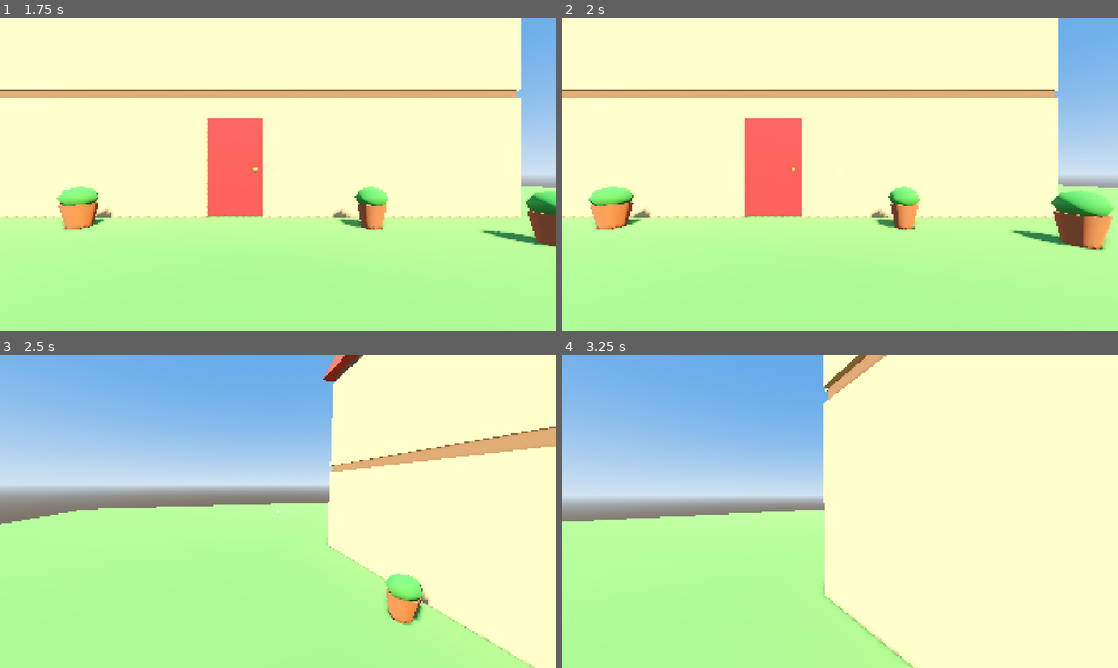
Above: before the commit, frames 1-4 (two rows, left to right).
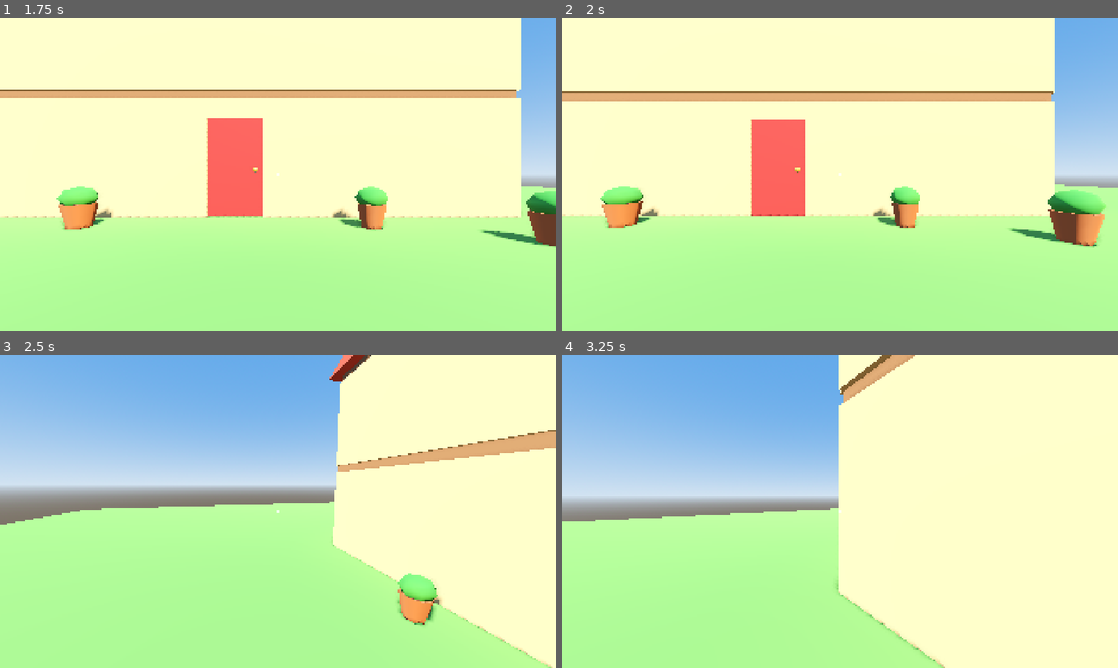
Above: after the commit, the same moments.

Repository: cristiangelini/BPD
Game: Godot game, scene res://scenes/ui/main_menu.tscn
The game is run twice, just before and just after one commit, with the same random seed, the same clock (stepped at 60 frames per second) and the same inputs.
Inputs (mouse positions are in pixels of both pictures, inside the frame that each line leads up to):
- Up to frame 1 (1.75 s): click "Play" at 0.5 s; tap Enter at 1.25 s; move the mouse to (400, 158) at 1.27 s; hold D (move_right) from 1.28 s (still down); hold Ctrl (crouch) from 1.28 s (still down); tap Space (jump) at 1.52 s; click (400, 158) at 1.55 s
- Up to frame 2 (2 s): keep holding D (move_right); keep holding Ctrl (crouch)
- Up to frame 3 (2.5 s): move the mouse to (250, 511) at 2.02 s; release D (move_right) at 2.03 s; release Ctrl (crouch) at 2.03 s; hold W (move_forward) from 2.03 s (still down); click (250, 511) at 2.1 s; tap Space (jump) at 2.27 s; tap Shift (run) at 2.3 s
- Up to frame 4 (3.25 s): keep holding W (move_forward); move the mouse to (851, 505) at 2.77 s; hold Shift (run) from 2.78 s (still down); tap E (use) at 3.05 s

Frame 1 is identical in both runs. In frame 2, 5.3% of the frame differs, in the area x 0-100%, y 0-75%; in frame 3, 3.2%; in frame 4, 4.2%.

Commit message:
Add the battering ram
Co-Authored-By: Claude Opus 5.5 (1M context) <noreply@anthropic.com>
Claude-Session: https://claude.ai/code/session_01UXwRy4nCUmp8Zcg5tBLZhH

Diff:
--- a/scenes/levels/grandpa_house.tscn
+++ b/scenes/levels/grandpa_house.tscn
@@ -1,8 +1,9 @@
-[gd_scene load_steps=7 format=3]
+[gd_scene load_steps=8 format=3]
 
 [ext_resource type="Script" path="res://scripts/levels/grandpa_house.gd" id="1"]
 [ext_resource type="PackedScene" path="res://scenes/player/cop.tscn" id="2"]
 [ext_resource type="PackedScene" path="res://scenes/props/front_door.tscn" id="3"]
+[ext_resource type="PackedScene" path="res://scenes/tools/ram_pickup.tscn" id="4"]
 
 [sub_resource type="ProceduralSkyMaterial" id="SkyMat"]
 sky_top_color = Color(0.32, 0.56, 0.9, 1)
@@ -49,3 +50,6 @@
 
 [node name="Cop" parent="." instance=ExtResource("2")]
 transform = Transform3D(1, 0, 0, 0, 1, 0, 0, 0, 1, 0, 0.1, 9)
+
+[node name="RamPickup" parent="." instance=ExtResource("4")]
+transform = Transform3D(0, 0, 1, 0, 1, 0, -1, 0, 0, 1.8, 0, 8.5)
--- /dev/null
+++ b/scenes/tools/battering_ram.tscn
@@ -0,0 +1,10 @@
+[gd_scene load_steps=3 format=3]
+
+[ext_resource type="Script" path="res://scripts/tools/battering_ram.gd" id="1"]
+[ext_resource type="PackedScene" path="res://scenes/tools/ram_model.tscn" id="2"]
+
+[node name="BatteringRam" type="Node3D"]
+transform = Transform3D(1, 0, 0, 0, 1, 0, 0, 0, 1, 0.35, -0.45, -0.7)
+script = ExtResource("1")
+
+[node name="Model" parent="." instance=ExtResource("2")]
--- /dev/null
+++ b/scenes/tools/ram_model.tscn
@@ -0,0 +1,37 @@
+[gd_scene load_steps=5 format=3]
+
+[sub_resource type="CylinderMesh" id="Body"]
+top_radius = 0.11
+bottom_radius = 0.11
+height = 0.9
+radial_segments = 8
+rings = 1
+
+[sub_resource type="StandardMaterial3D" id="Steel"]
+albedo_color = Color(0.25, 0.27, 0.32, 1)
+metallic = 0.5
+roughness = 0.5
+
+[sub_resource type="BoxMesh" id="Handle"]
+size = Vector3(0.05, 0.16, 0.05)
+
+[sub_resource type="StandardMaterial3D" id="Yellow"]
+albedo_color = Color(1, 0.78, 0.15, 1)
+roughness = 0.7
+
+[node name="RamModel" type="Node3D"]
+
+[node name="Body" type="MeshInstance3D" parent="."]
+transform = Transform3D(1, 0, 0, 0, 0, -1, 0, 1, 0, 0, 0, 0)
+mesh = SubResource("Body")
+surface_material_override/0 = SubResource("Steel")
+
+[node name="HandleFront" type="MeshInstance3D" parent="."]
+transform = Transform3D(1, 0, 0, 0, 1, 0, 0, 0, 1, 0, 0.17, -0.15)
+mesh = SubResource("Handle")
+surface_material_override/0 = SubResource("Yellow")
+
+[node name="HandleBack" type="MeshInstance3D" parent="."]
+transform = Transform3D(1, 0, 0, 0, 1, 0, 0, 0, 1, 0, 0.17, 0.2)
+mesh = SubResource("Handle")
+surface_material_override/0 = SubResource("Yellow")
--- /dev/null
+++ b/scenes/tools/ram_pickup.tscn
@@ -0,0 +1,17 @@
+[gd_scene load_steps=5 format=3]
+
+[ext_resource type="Script" path="res://scripts/tools/ram_pickup.gd" id="1"]
+[ext_resource type="PackedScene" path="res://scenes/tools/ram_model.tscn" id="2"]
+
+[sub_resource type="BoxShape3D" id="Shape"]
+size = Vector3(0.3, 0.3, 1.0)
+
+[node name="RamPickup" type="StaticBody3D"]
+script = ExtResource("1")
+
+[node name="Shape" type="CollisionShape3D" parent="."]
+transform = Transform3D(1, 0, 0, 0, 1, 0, 0, 0, 1, 0, 0.15, 0)
+shape = SubResource("Shape")
+
+[node name="Look" parent="." instance=ExtResource("2")]
+transform = Transform3D(1, 0, 0, 0, 1, 0, 0, 0, 1, 0, 0.12, 0)
--- a/scripts/player/cop.gd
+++ b/scripts/player/cop.gd
@@ -11,6 +11,7 @@
 	preload("res://assets/models/cop_0.glb"), preload("res://assets/models/cop_1.glb"),
 	preload("res://assets/models/cop_2.glb"), preload("res://assets/models/cop_3.glb"),
 ]
+const RAM_SCENE := preload("res://scenes/tools/battering_ram.tscn")
 
 @export var input_enabled := true
 
@@ -21,6 +22,9 @@
 var exhausted := false
 ## Found in one of the pots by the grandpa's front door.
 var has_key := false
+## The battering ram in hand, if this cop carries it. Hands are busy: no grabbing.
+var ram: BatteringRam
+var _stagger_left := 0.0
 
 @onready var _shape: CollisionShape3D = $Shape
 @onready var _head: Node3D = $Head
@@ -45,6 +49,21 @@
 	var query := PhysicsRayQueryParameters3D.create(eye.origin, eye.origin - eye.basis.z * reach)
 	query.exclude = [get_rid()]
 	return get_world_3d().direct_space_state.intersect_ray(query)
+
+
+func equip_ram() -> void:
+	ram = RAM_SCENE.instantiate()
+	ram.cop = self
+	camera.add_child(ram)
+
+
+## Loses balance for a while: can't move or charge the ram.
+func stagger(seconds: float) -> void:
+	_stagger_left = maxf(_stagger_left, seconds)
+
+
+func is_staggered() -> bool:
+	return _stagger_left > 0.0
 
 
 ## Shows a short line at the bottom of this cop's screen. `key` is a tr() key.
@@ -131,8 +150,9 @@
 	else:
 		stamina = minf(stamina + delta * GameScale.RUN_STAMINA / GameScale.STAMINA_RECOVERY, GameScale.RUN_STAMINA)
 
+	_stagger_left = maxf(_stagger_left - delta, 0.0)
 	var direction := (transform.basis * Vector3(wish.x, 0.0, wish.y)).normalized()
-	var speed := current_speed()
+	var speed := 0.0 if is_staggered() else current_speed()
 	velocity.x = direction.x * speed
 	velocity.z = direction.z * speed
 	if is_on_floor():
@@ -144,11 +164,12 @@
 
 
 func current_speed() -> float:
+	var factor := BatteringRam.SPEED_FACTOR if ram else 1.0
 	if is_crouching:
-		return GameScale.CROUCH_SPEED
+		return GameScale.CROUCH_SPEED * factor
 	if is_running:
-		return GameScale.RUN_SPEED
-	return GameScale.WALK_SPEED
+		return GameScale.RUN_SPEED * factor
+	return GameScale.WALK_SPEED * factor
 
 
 func _update_crouch(want_crouch: bool) -> void:
--- a/scripts/player/grabber.gd
+++ b/scripts/player/grabber.gd
@@ -40,6 +40,8 @@
 
 ## Grabs the object in front of the camera within reach. Returns true if it got one.
 func try_grab() -> bool:
+	if _cop.ram:
+		return false
 	var eye := _cop.camera.global_transform
 	var hit := _cop.aim_hit(GameScale.GRAB_REACH)
 	if hit.is_empty() or not hit.collider is Grabbable:
--- /dev/null
+++ b/scripts/tools/battering_ram.gd
@@ -0,0 +1,68 @@
+class_name BatteringRam
+extends Node3D
+
+## The battering ram in the cop's hands (docs/diseno/allanamiento.md, "Herramientas de la semana 1").
+## Hold left click to charge, let go to hit. A charged hit counts on the front door (3 break it);
+## hitting nothing makes the cop stagger for a second. While carried it slows the cop down.
+
+## Seconds to reach a full charge (proposal).
+const CHARGE_TIME := 0.8
+## Share of a full charge a hit needs to count on a door (proposal).
+const MIN_CHARGE := 0.5
+const REACH := 2.0
+const STAGGER_TIME := 1.0
+## Walking speed while carrying its 15 kg (proposal).
+const SPEED_FACTOR := 0.75
+## Impulse on a loose object at full charge, in N·s (proposal).
+const PUSH := 60.0
+
+const REST := Vector3(0.35, -0.45, -0.7)
+const PULLED := Vector3(0.35, -0.4, -0.4)
+const THRUST := Vector3(0.3, -0.35, -1.3)
+
+var charge := 0.0
+var is_charging := false
+
+## Set by the cop that carries it.
+var cop: Cop
+
+
+func _physics_process(delta: float) -> void:
+	if cop.input_enabled:
+		if Input.is_action_just_pressed("grab"):
+			start_charge()
+		elif Input.is_action_just_released("grab"):
+			swing()
+	if is_charging:
+		charge = minf(charge + delta / CHARGE_TIME, 1.0)
+		position = REST.lerp(PULLED, charge)
+
+
+func start_charge() -> void:
+	if cop.is_staggered():
+		return
+	is_charging = true
+	charge = 0.0
+
+
+## Hits what is in front of the camera with the current charge. Returns what it hit, or null.
+func swing() -> Object:
+	if not is_charging:
+		return null
+	is_charging = false
+	var power := charge
+	charge = 0.0
+	var tween := create_tween()
+	tween.tween_property(self, "position", THRUST, 0.08)
+	tween.tween_property(self, "position", REST, 0.25)
+	var hit := cop.aim_hit(REACH)
+	if hit.is_empty():
+		cop.stagger(STAGGER_TIME)
+		return null
+	var target: Object = hit.collider
+	var door := (target as Node).get_parent() as FrontDoor
+	if door and power >= MIN_CHARGE:
+		door.ram_hit()
+	elif target is RigidBody3D:
+		(target as RigidBody3D).apply_impulse(-cop.camera.global_transform.basis.z * PUSH * power, hit.position - (target as Node3D).global_position)
+	return target
--- /dev/null
+++ b/scripts/tools/ram_pickup.gd
@@ -0,0 +1,11 @@
+class_name RamPickup
+extends StaticBody3D
+
+## The battering ram lying on the ground. E picks it up, until the armory exists.
+
+
+func use(cop: Cop) -> void:
+	if cop.ram:
+		return
+	cop.equip_ram()
+	queue_free()
--- /dev/null
+++ b/tests/unit/test_battering_ram.gd
@@ -0,0 +1,73 @@
+extends GutTest
+
+## The battering ram: charge, hit, stagger and the slower walk (docs/diseno/allanamiento.md).
+
+const COP_SCENE := preload("res://scenes/player/cop.tscn")
+const DOOR_SCENE := preload("res://scenes/props/front_door.tscn")
+const PICKUP_SCENE := preload("res://scenes/tools/ram_pickup.tscn")
+const TICK := 1.0 / 60.0
+
+
+func _cop(at: Vector3) -> Cop:
+	var cop: Cop = COP_SCENE.instantiate()
+	cop.input_enabled = false
+	cop.position = at
+	add_child_autofree(cop)
+	return cop
+
+
+func _charged_swing(cop: Cop, seconds: float) -> Object:
+	cop.ram.start_charge()
+	for i in int(seconds / TICK):
+		await wait_physics_frames(1)
+	return cop.ram.swing()
+
+
+func test_pickup_puts_the_ram_in_hand() -> void:
+	var cop := _cop(Vector3.ZERO)
+	var pickup: RamPickup = PICKUP_SCENE.instantiate()
+	add_child(pickup)
+	pickup.use(cop)
+	assert_not_null(cop.ram)
+	assert_true(pickup.is_queued_for_deletion())
+	assert_almost_eq(cop.current_speed(), GameScale.WALK_SPEED * BatteringRam.SPEED_FACTOR, 0.01, "15 kg slow the cop down")
+
+
+func test_hands_are_busy_with_the_ram() -> void:
+	var cop := _cop(Vector3.ZERO)
+	cop.equip_ram()
+	assert_false(cop.get_node("Grabber").try_grab())
+
+
+func test_three_charged_hits_break_the_door() -> void:
+	var door: FrontDoor = add_child_autofree(DOOR_SCENE.instantiate())
+	var cop := _cop(Vector3(0.6, 0, 1.3))
+	cop.equip_ram()
+	await wait_physics_frames(2)
+	for i in 3:
+		assert_eq(await _charged_swing(cop, BatteringRam.CHARGE_TIME + 0.1), door.get_node("Panel"))
+	assert_true(door.is_broken)
+
+
+func test_weak_hit_does_not_count() -> void:
+	var door: FrontDoor = add_child_autofree(DOOR_SCENE.instantiate())
+	var cop := _cop(Vector3(0.6, 0, 1.3))
+	cop.equip_ram()
+	await wait_physics_frames(2)
+	await _charged_swing(cop, BatteringRam.CHARGE_TIME * 0.2)
+	assert_eq(door.hits, 0)
+
+
+func test_missing_staggers_the_cop() -> void:
+	var cop := _cop(Vector3(0, 0, 0))
+	cop.equip_ram()
+	await wait_physics_frames(2)
+	assert_null(await _charged_swing(cop, 0.2))
+	assert_true(cop.is_staggered())
+	var start := cop.global_position
+	for i in 20:
+		cop.step(TICK, Vector2(0, -1), false, false, false)
+		await wait_physics_frames(1)
+	assert_almost_eq(Vector2(cop.global_position.x, cop.global_position.z).distance_to(Vector2(start.x, start.z)), 0.0, 0.01)
+	cop.ram.start_charge()
+	assert_false(cop.ram.is_charging, "no charging while staggered")
Not shown, added: scripts/tools/battering_ram.gd.uid
Not shown, added: scripts/tools/ram_pickup.gd.uid
Not shown, added: tests/unit/test_battering_ram.gd.uid
Not shown, changed: CHANGELOG.md
Not shown, changed: docs/diseno/allanamiento.md
